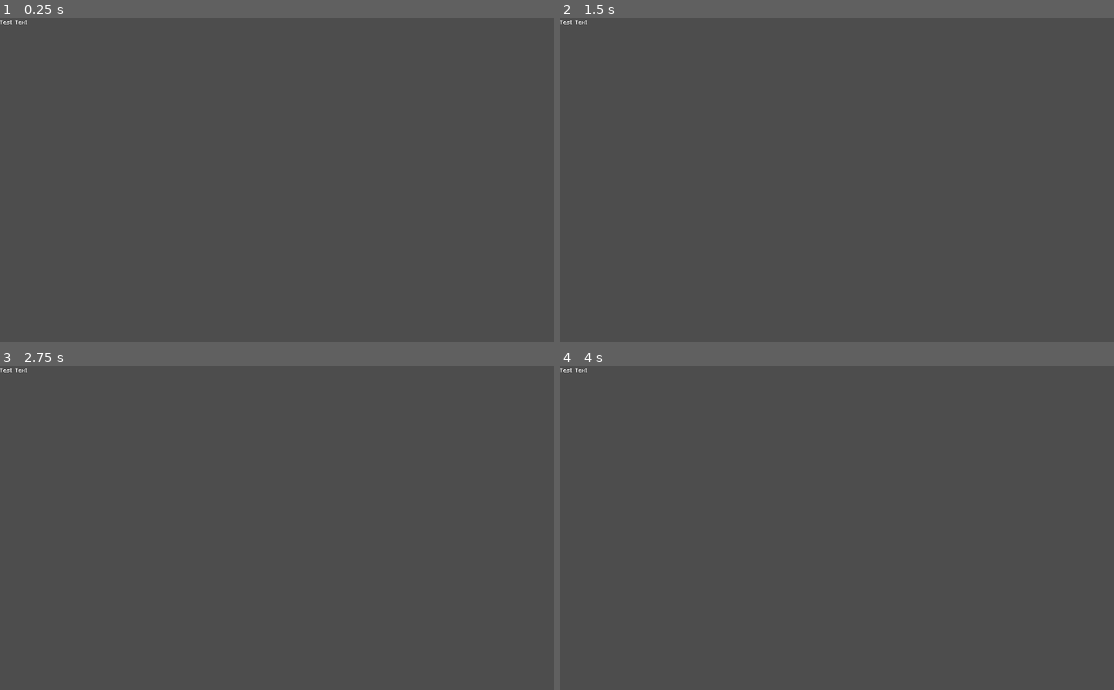
Above: before the commit, frames 1-4 (two rows, left to right).
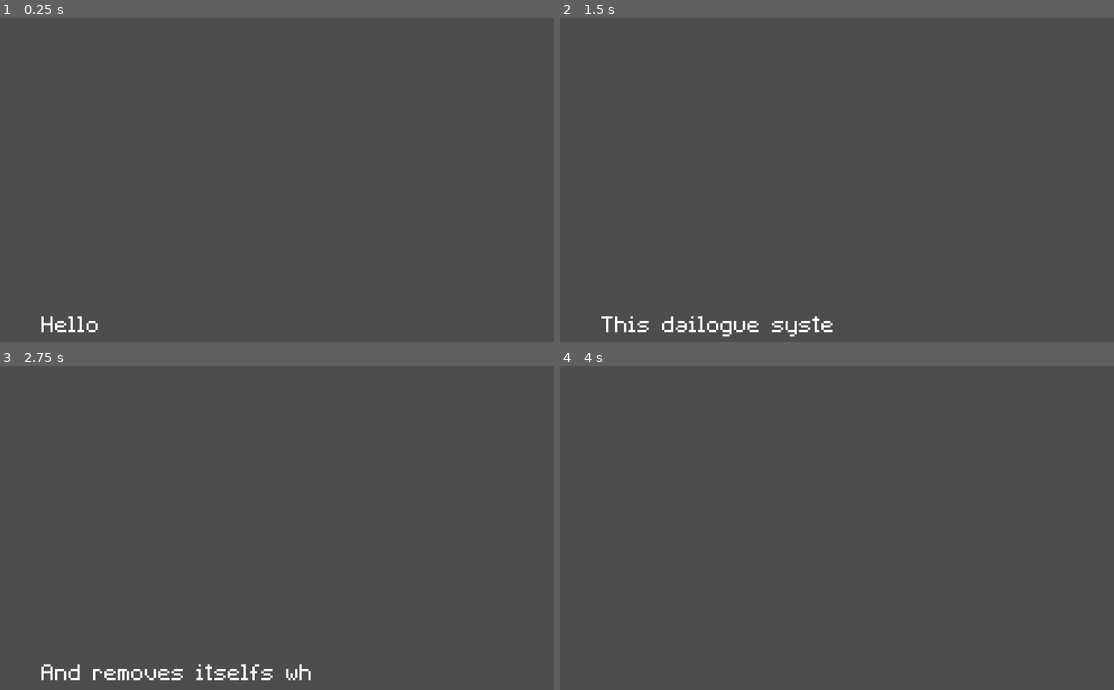
Above: after the commit, the same moments.

Repository: daanengbers/XP-Gamejam2025-TeamShreeb
Game: Godot game, scene res://Scenes/DailogueSystem.tscn
Same seed, same stepped clock (60 frames per second), same inputs: the game is played once before the commit and once after it. The project has no main scene, so this scene is started directly.
Inputs:
- Up to frame 1 (0.25 s): no input
- Up to frame 2 (1.5 s): tap Enter at 0.5 s; hold Enter 0.53-1.28 s; tap Space at 0.77, 0.8, 1.07, 1.35 s
- Up to frame 3 (2.75 s): tap Space at 1.52, 1.82, 2, 2.3 s; tap Enter at 1.55 s; hold Enter from 2.03 s (still down)
- Up to frame 4 (4 s): release Enter at 2.78 s; tap Enter at 2.85 s; tap Space at 3.02, 3.32, 3.5 s; hold Space from 3.53 s (still down)

The runs differ from the first frame. In frame 1, 0.2% of the frame differs, in the area x 0-18%, y 0-98%; in frame 2, 0.7%; in frame 3, 0.8%, in the area x 0-57%, y 0-98%; in frame 4, less than 0.1%.
Error before the commit: Parse Error: Expected indented block after "for" block. (res://Scripts/DailogueSystem.gd:17)

Commit message:
Dialogue system

Diff:
--- /dev/null
+++ b/Scenes/DailogueSystem.gd
@@ -0,0 +1,51 @@
+extends Node2D
+
+@onready var label = $DailogueText
+
+@export var dialogueArray = ["", ""]
+@export var tweenWaitTime = 1
+
+var isInDailogue = false
+var dialogueNumber = 0
+
+var isDisplayingNewLine = true
+
+func _ready():
+	beginDailogue()
+
+func _process(delta):
+	if isInDailogue == true:
+		if Input.is_key_pressed(KEY_ENTER) or Input.is_key_pressed(KEY_SPACE):
+			if isDisplayingNewLine == false:
+				if dialogueNumber + 1 < dialogueArray.size():
+					isDisplayingNewLine = true
+					dialogueNumber +=1
+					log(dialogueNumber)
+					$DailogueText.text = dialogueArray[dialogueNumber]
+					progressDailogue()
+				else:
+					afterDialogue()
+	pass
+
+func beginDailogue():
+	isInDailogue = true
+	label.text = dialogueArray[0]
+	label.visible_characters = 0
+	var tween = create_tween()
+	tween.tween_property(label, "visible_characters" , label.get_total_character_count(), tweenWaitTime)
+	await get_tree().create_timer(tweenWaitTime).timeout
+	isDisplayingNewLine = false
+	pass
+
+func progressDailogue():
+	label.visible_characters = 0
+	var tween = create_tween()
+	tween.tween_property(label, "visible_characters" , label.get_total_character_count(), tweenWaitTime)
+	await get_tree().create_timer(tweenWaitTime).timeout
+	isDisplayingNewLine = false
+	pass
+
+func afterDialogue():
+	$DailogueText.visible_characters = 0
+	isInDailogue = false
+	pass
--- a/Scenes/DailogueSystem.tscn
+++ b/Scenes/DailogueSystem.tscn
@@ -1,14 +1,18 @@
 [gd_scene load_steps=3 format=3 uid="uid://dkhpor3u80vx8"]
 
-[ext_resource type="Script" path="res://Scripts/DailogueSystem.gd" id="1_eknv2"]
+[ext_resource type="Script" path="res://Scenes/DailogueSystem.gd" id="1_tc0vy"]
 [ext_resource type="FontFile" uid="uid://cwaxjq81iqfhl" path="res://Fonts/EXEPixelPerfect.ttf" id="2_1n0a2"]
 
 [node name="DailogueSystem" type="Node2D"]
-script = ExtResource("1_eknv2")
+script = ExtResource("1_tc0vy")
+dialogueArray = ["Hello This is a test text", "This dailogue system can be expaned infinitly", "And removes itselfs when its done"]
 
 [node name="DailogueText" type="Label" parent="."]
 texture_filter = 1
-offset_right = 40.0
-offset_bottom = 23.0
+offset_left = 74.0
+offset_top = 518.0
+offset_right = 1096.0
+offset_bottom = 620.0
 theme_override_fonts/font = ExtResource("2_1n0a2")
+theme_override_font_sizes/font_size = 64
 text = "Test Text"
--- a/Scripts/DailogueSystem.gd
+++ /dev/null
@@ -1,17 +0,0 @@
-extends Node2D
-
-var DailogueArray = ["",""]
-
-
-func _ready():
-	pass # Replace with function body.
-
-
-
-func _process(delta):
-
-
-	pass
-
-func PlayDailogue():
-	for i in DailogueArray:
